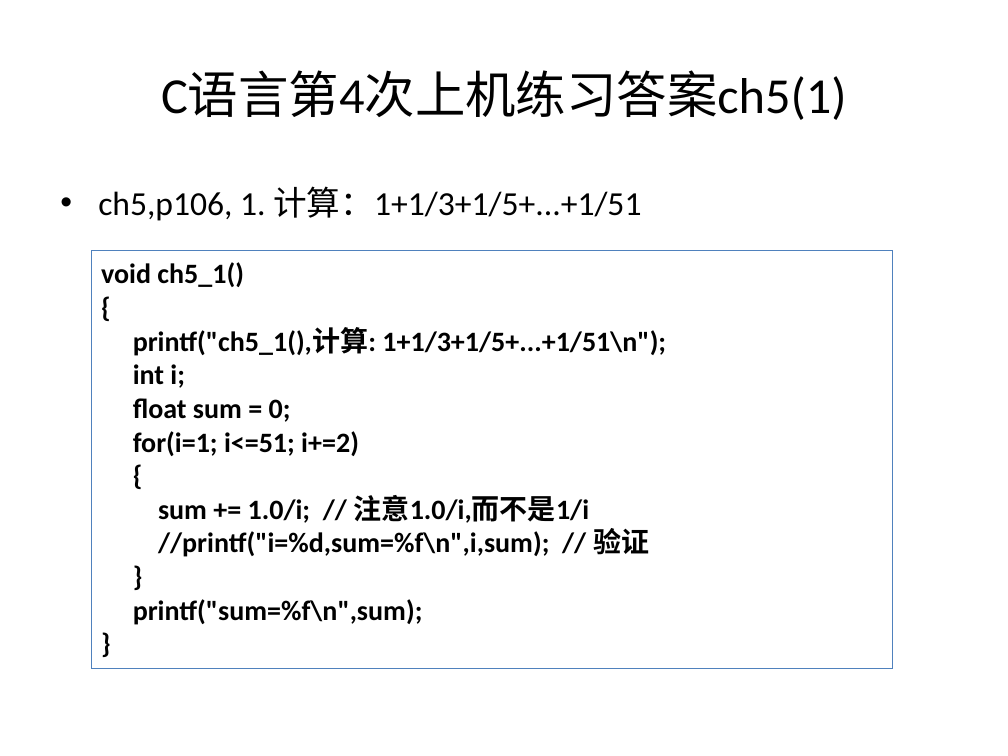
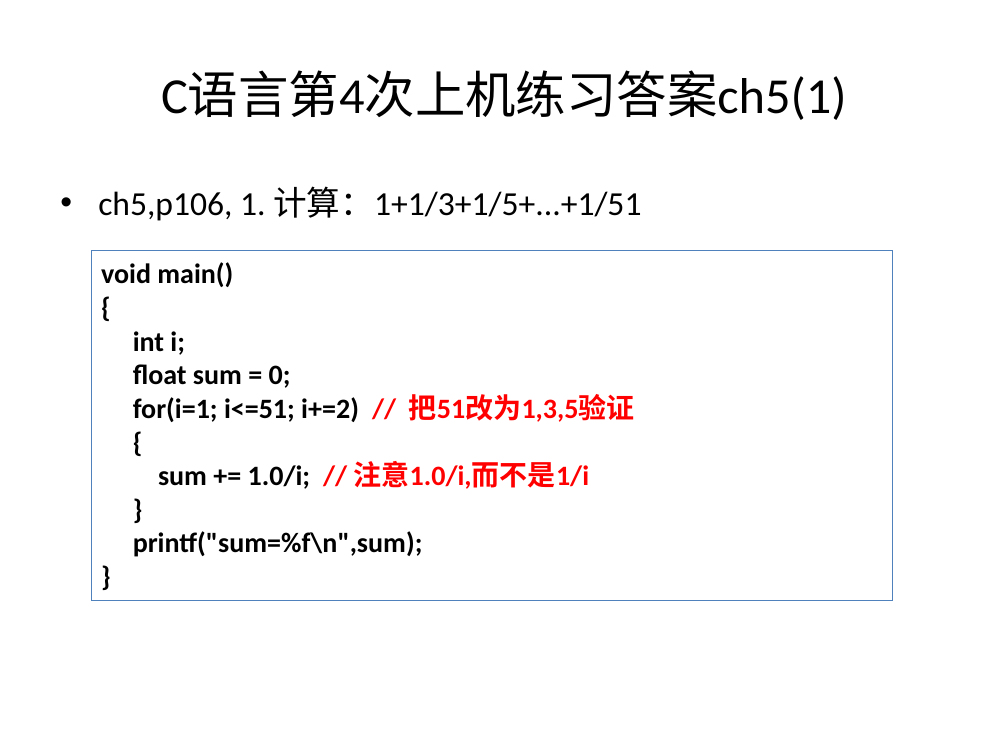
Before and after one commit to jtrfid/C-Repositories, a slide deck: slide 31 of 2016/上机安排.pptx. Drawn at 1008x756 pixels with LibreOffice and Linux fonts; fonts in the diff are those of the drawing. Boxes give left, top, right and bottom in pixels: in the first picture for what was removed or moved away, otherwise in the second. Text is boxed around its words. In the diff, an @@ line names an element or a change of style, - is before the commit and + after.

```diff
--- a/2016/上机安排.pptx
+++ b/2016/上机安排.pptx
@@ rectangle "void main()": place and size @@
-rectangle "void main()" at (92,251,893,668)
+rectangle "void main()" at (92,251,893,601)
@@ text in rectangle at (101,262,233,287): text changed @@
-void ch5_1()
+void main()
@@ text in rectangle at (133,327,666,356): paragraph removed @@
-printf("ch5_1(),计算: 1+1/3+1/5+...+1/51\n");
@@ text in rectangle at (133,394,635,422): text changed @@
-for(i=1; i<=51; i+=2)
+for(i=1; i<=51; i+=2) // 把51改为1,3,5验证
@@ text in rectangle at (158,461,589,489): text colour #000000 to #FF0000 in "// 注意1.0/i,而不是1/i" @@
@@ text in rectangle at (158,528,649,557): paragraph removed @@
-//printf("i=%d,sum=%f\n",i,sum); // 验证
```
Also in this commit, not shown: 5 other slides changed, 5 other files.
